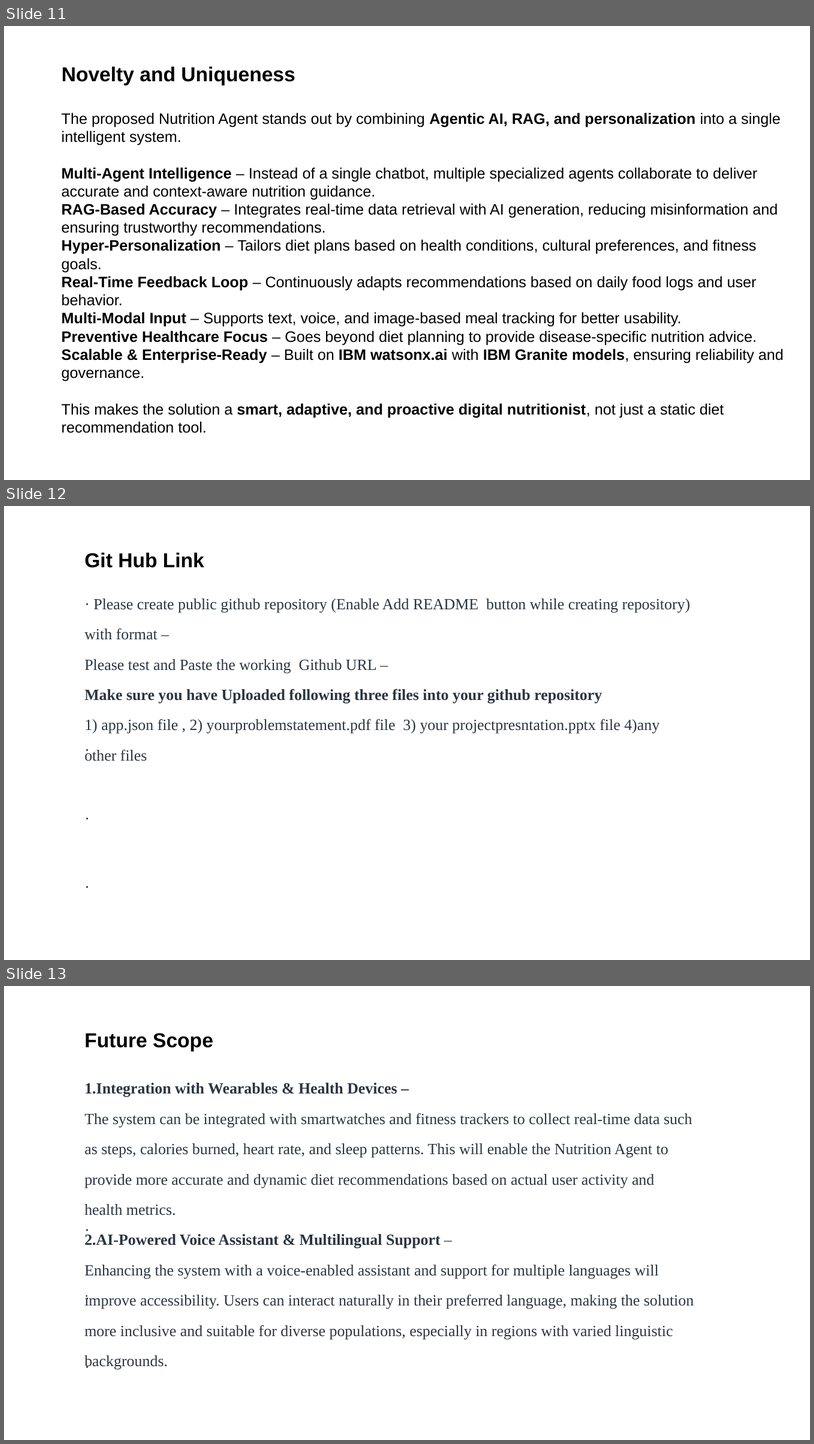
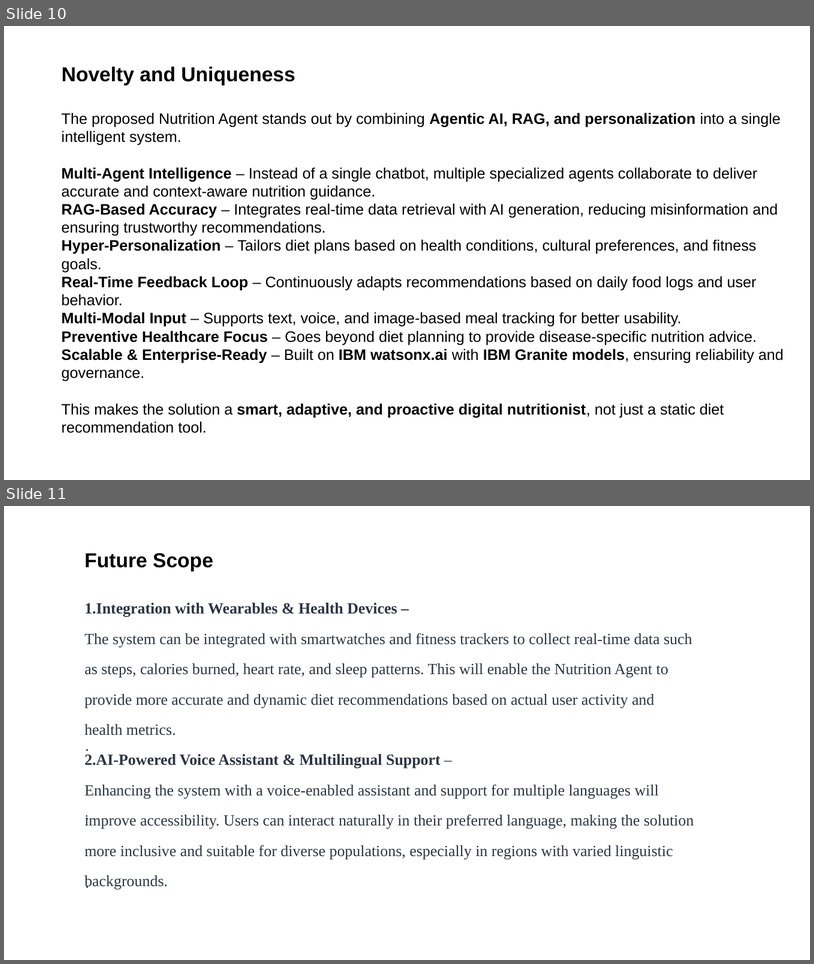
Before and after one commit to ChShivaji/smartbite-nutrition-agent, a slide deck: project_presentation.pptx. Shown one above the other, each under a label of ours: slides 11, 12 and 13 before the commit, slides 10 and 11 after it. The pictures are 814x1444 and 814x964 pixels, drawn with LibreOffice and Linux fonts; fonts in the diff are those of the drawing. Boxes give left, top, right and bottom in pixels: in the first picture for what was removed or moved away, otherwise in the second. Text is boxed around its words. In the diff, an @@ line names an element or a change of style, - is before the commit and + after.

```diff
--- a/project_presentation.pptx
+++ b/project_presentation.pptx
@@ slide 12 removed at [4,506,810,960], background #FFFFFF @@
@@ text removed at [84,552,204,568] @@
-Git Hub Link
@@ text removed at [84,598,691,761] @@
-· Please create public github repository (Enable Add README button while creating repository) with format –
-Please test and Paste the working Github URL –
-Make sure you have Uploaded following three files into your github repository
-1) app.json file , 2) yourproblemstatement.pdf file 3) your projectpresntation.pptx file 4)any other files
@@ text removed at [84,728,579,779] @@
-·
@@ text removed at [84,797,579,848] @@
-·
@@ text removed at [84,865,579,891] @@
-·
@@ what was slide 11 is now slide 10 @@
@@ what was slide 13 is now slide 11 @@
```
Also in this commit, not shown: 6 slides changed, 1 slide added, 1 other slide removed.
